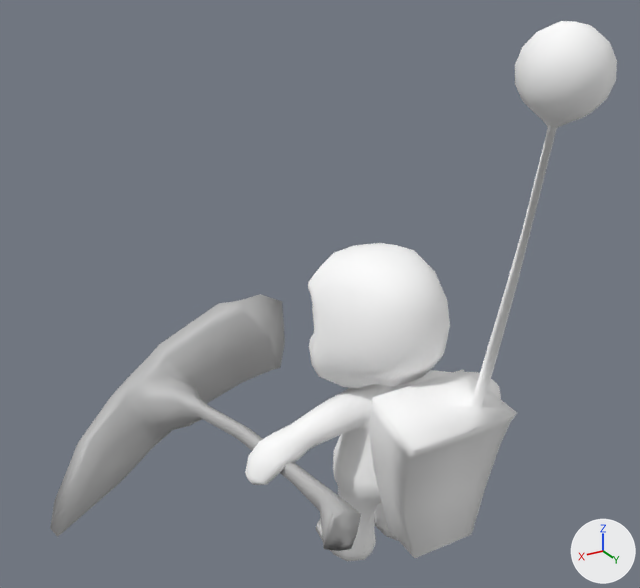
Two versions of the FBX model OperationVega/Assets/Animation/Miner@Walk.fbx, one commit apart.
Both versions are drawn from a 50 mm lens placed at (1.4, 1.95, 1.91), pointed at (0.12, -0.17, 0.85). The axes (+X, +Y, +Z) are drawn at lower right. The lights are the same throughout. Where no turn or scale is listed for an object, it has been applied to the vertices.

Names of what the first picture shows: 'Unit_body', 'Unit_head', 'Unit_orb', 'Unit_pack', 'pickaxe_outroadkill:RoadKillOut'.
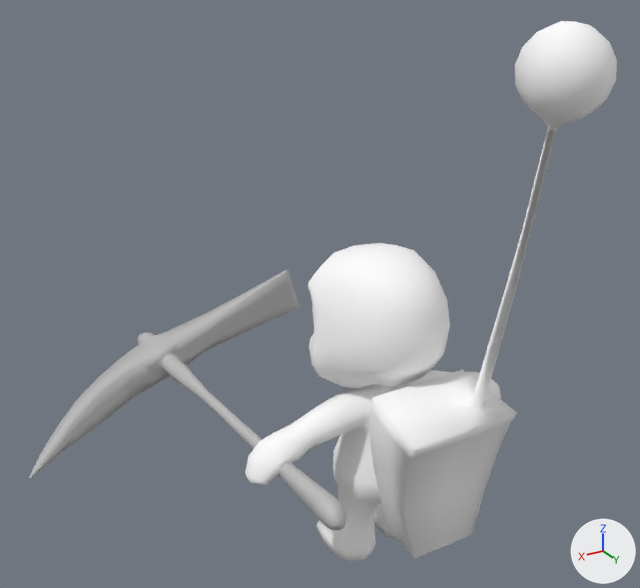
Changed parts and their boxes [x1, y1, x2, y2] in the pictures (640 x 588 px):
'pickaxe_outroadkill:RoadKillOut', deleted: before [50, 294, 361, 551]
'MinerTool:RoadKillOut', added: after [29, 269, 347, 530]

Diff of the bpy script that builds the scene:
```diff
--- a/OperationVega/Assets/Animation/Miner@Walk.fbx.py
+++ b/OperationVega/Assets/Animation/Miner@Walk.fbx.py
@@ me_mesh_004_1 @@
+me_mesh_004_1.from_pydata(...)  # 735 vertices, 737 faces; spans x -0.602..0.598, y -1.511..-0.029, z -0.2..0.156
+me_mesh_004_1.materials.append(mat_lambert1)  # grey #bcbcbc
@@ ob_pickaxe_outroadkill_roadkillout @@
-ob_pickaxe_outroadkill_roadkillout = bpy.data.objects.new('pickaxe_outroadkill:RoadKillOut', me_mesh_004)
-ob_pickaxe_outroadkill_roadkillout.location = (0.385, 0.383, 0.448)
@@ ob_minertool_roadkillout @@
+ob_minertool_roadkillout = bpy.data.objects.new('MinerTool:RoadKillOut', me_mesh_004_1)
+ob_minertool_roadkillout.location = (0.372, 0.387, 0.454)
```
